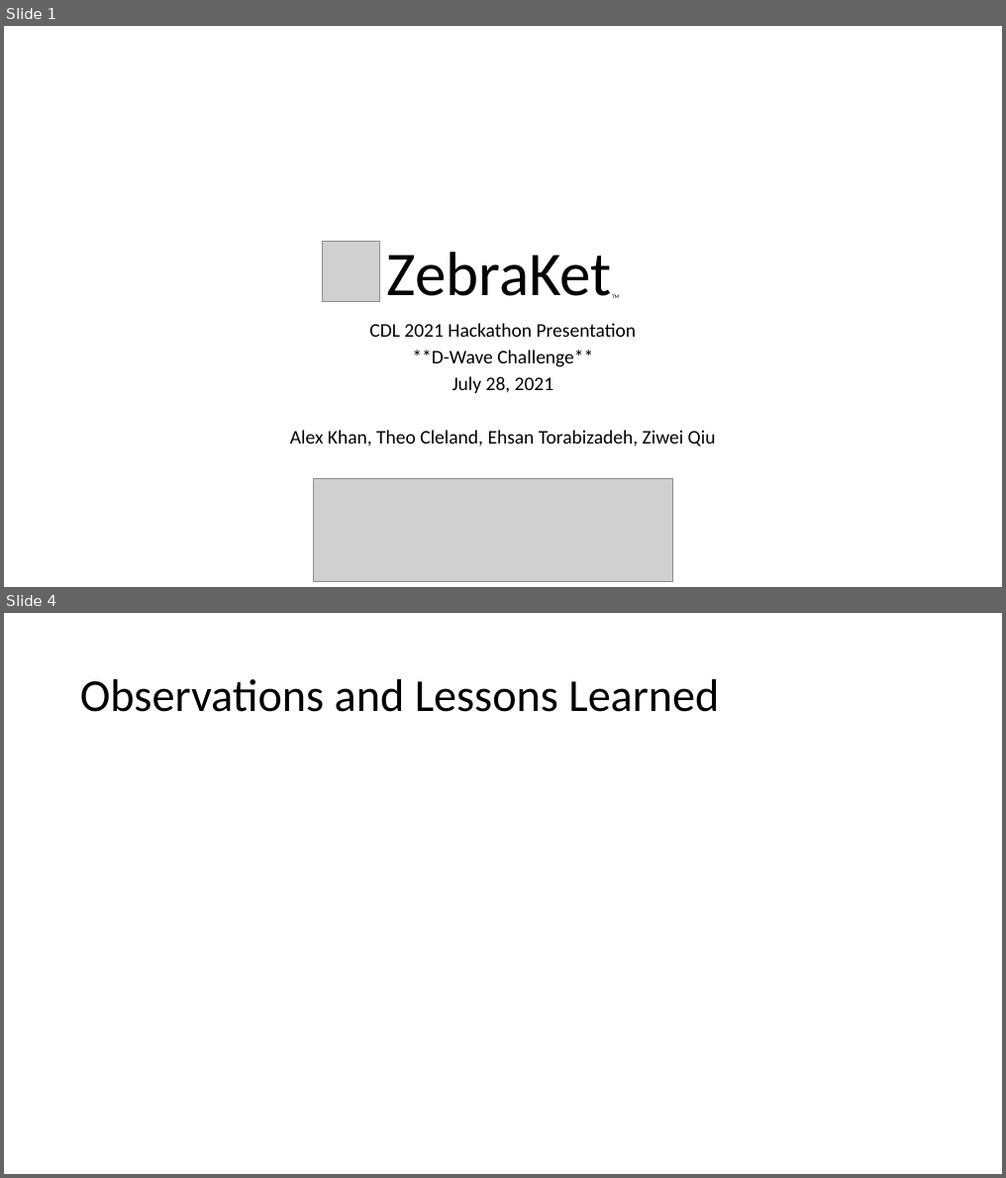
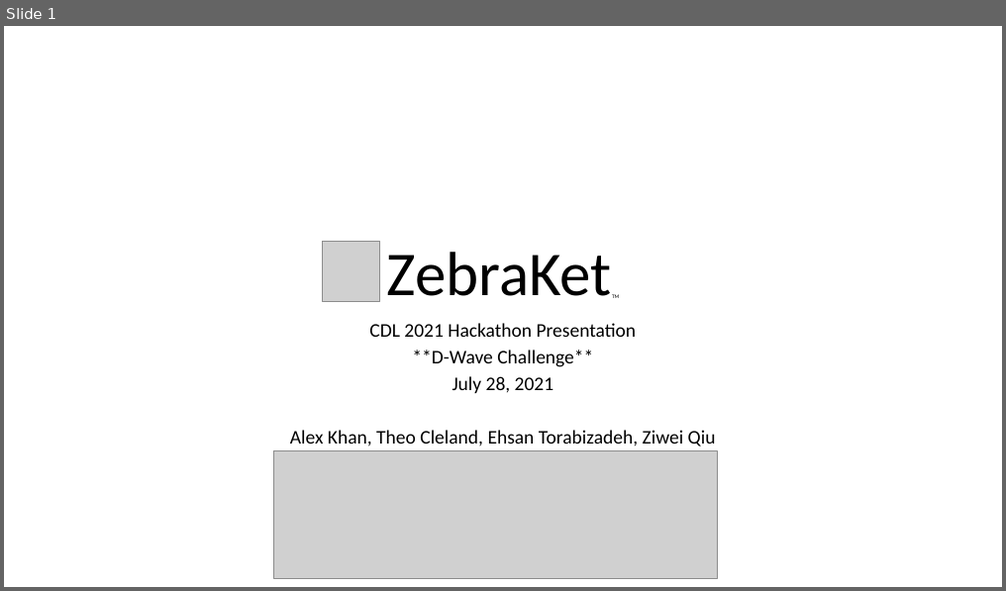
Before and after one commit to CDL-Quantum/Hackathon2021, a slide deck: ZebraKet/ZebraKet.pptx. Shown one above the other, each under a label of ours: slides 1 and 4 before the commit, slide 1 after it; the slides between them are not shown. The pictures are 1006x1178 and 1006x591 pixels, drawn with LibreOffice and Linux fonts; fonts in the diff are those of the drawing; grey boxes stand for pictures. Boxes give left, top, right and bottom in pixels: in the first picture for what was removed or moved away, otherwise in the second. Text is boxed around its words. In the diff, an @@ line names an element or a change of style, - is before the commit and + after.

Commit message:
Updated powerpoint and images

```diff
--- a/ZebraKet/ZebraKet.pptx
+++ b/ZebraKet/ZebraKet.pptx
@@ slide 4 removed at (4,613,1002,1174), background #FFFFFF @@
@@ title removed at (80,679,719,712) @@
-Observations and Lessons Learned
@@ slide 1 changed as well @@
@@ picture: place and size @@
-picture at (313,478,673,581)
+picture at (273,452,718,578)
```
Also in this commit, not shown: 4 slides added, 2 other slides removed, 2 other files.
